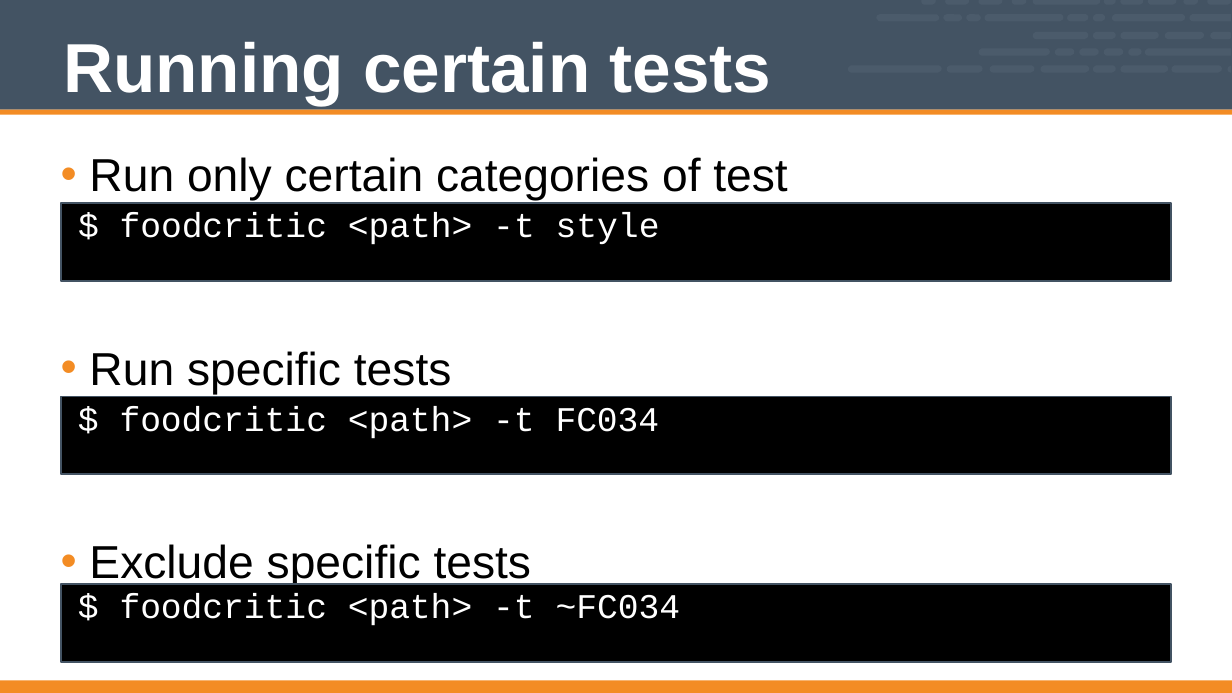
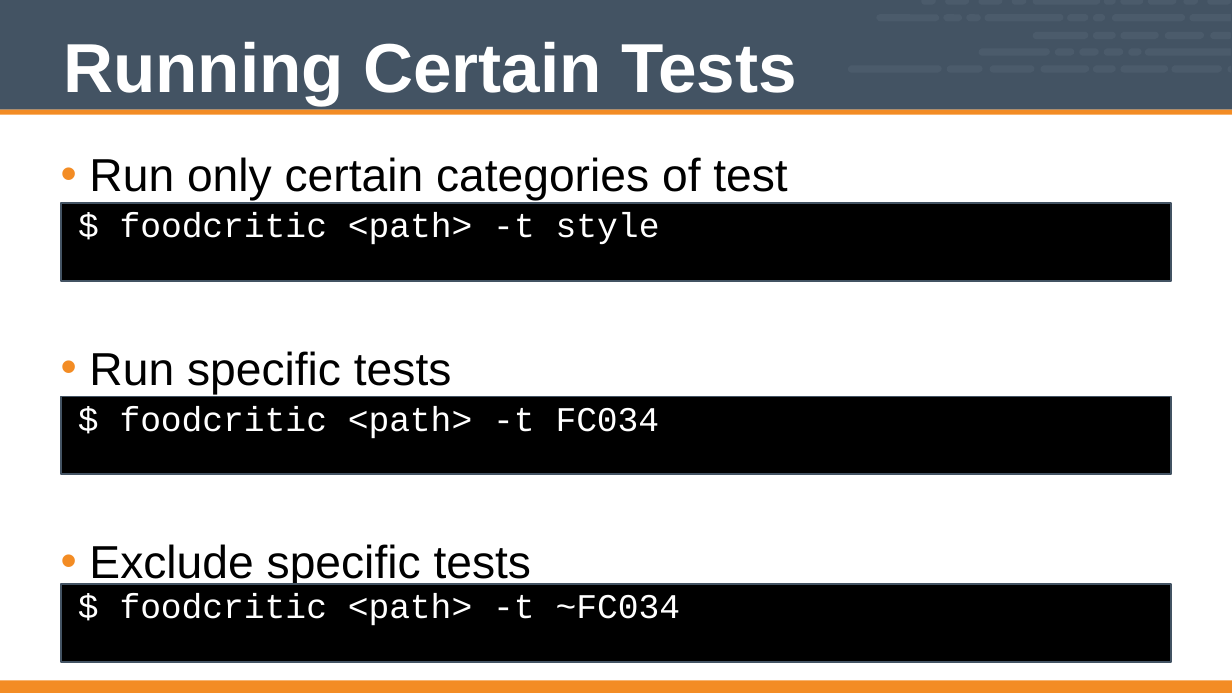
Before and after one commit to nathenharvey/chef-intermediate, a slide deck: slide 12 of Modules/10-Chef_Intermediate.pptx (slide 11 before the commit). Drawn at 1232x693 pixels with LibreOffice and Linux fonts; fonts in the diff are those of the drawing. Boxes give left, top, right and bottom in pixels: in the first picture for what was removed or moved away, otherwise in the second. Text is boxed around its words. In the diff, an @@ line names an element or a change of style, - is before the commit and + after.

```diff
--- a/Modules/10-Chef_Intermediate.pptx
+++ b/Modules/10-Chef_Intermediate.pptx
@@ title at <box>64,41,797,105</box>: text changed @@
-Running certain tests
+Running Certain Tests
```
Also in this commit, not shown: 7 other slides changed, 3 slides added, 1 slide removed.
